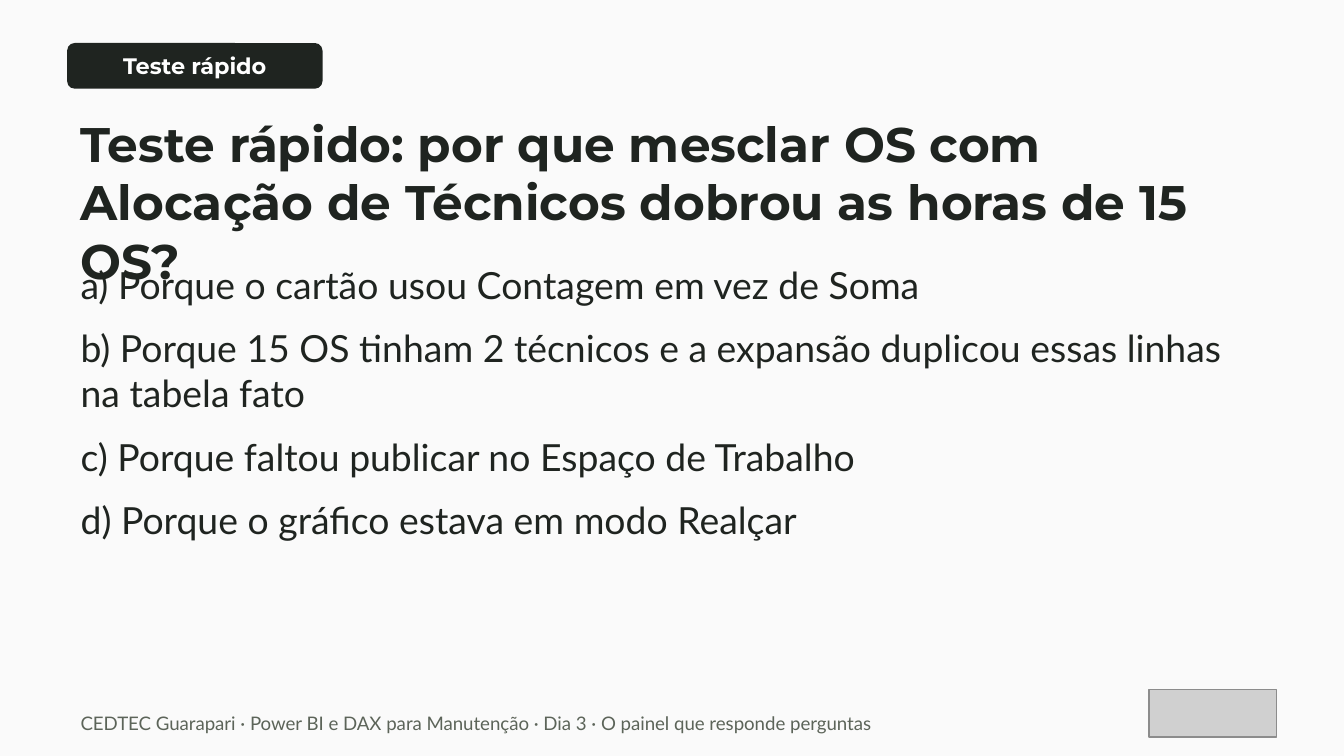
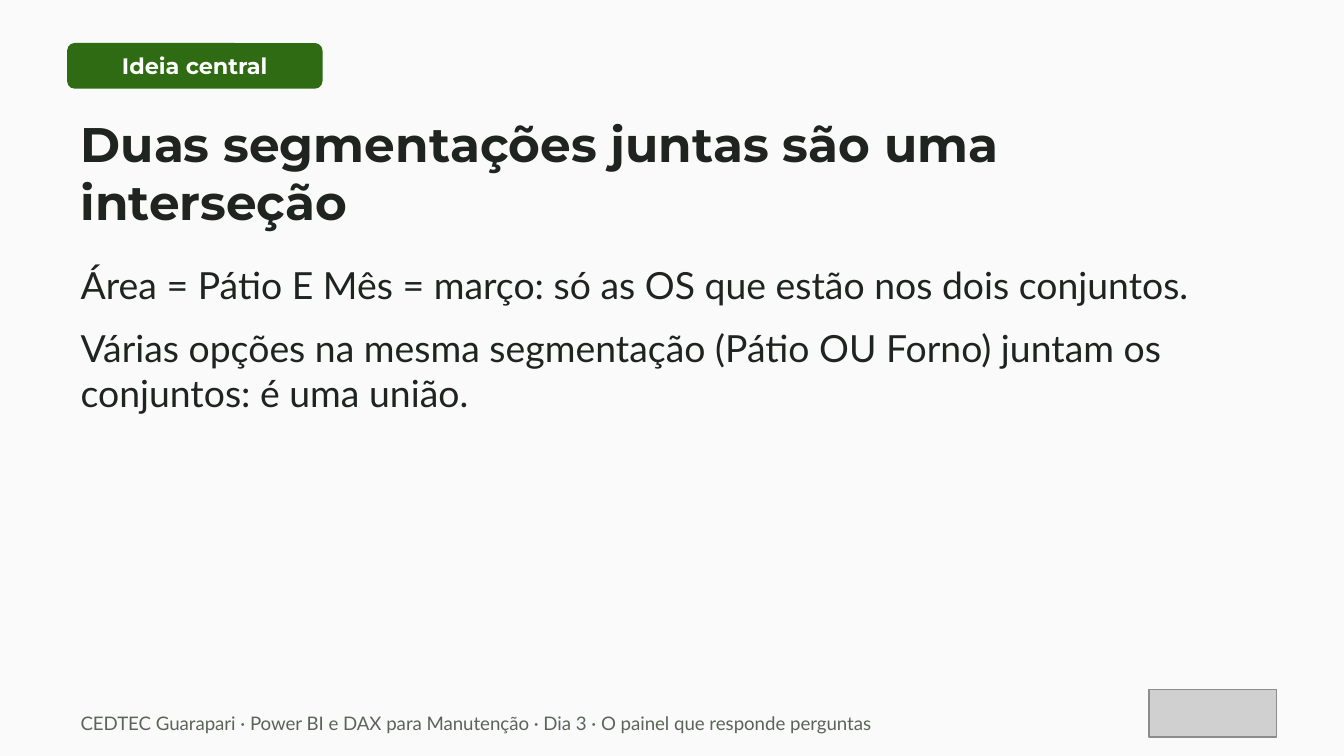
Before and after one commit to IsraelMdc/Curso_PowerBI_Dax, a slide deck: slide 8 of Aulas/Power BI e DAX para Manutenção — Dia 3 · O painel que responde perguntas.pptx (slide 33 before the commit). Drawn at 1344x756 pixels with LibreOffice and Linux fonts; fonts in the diff are those of the drawing; grey boxes stand for pictures. Boxes give left, top, right and bottom in pixels: in the first picture for what was removed or moved away, otherwise in the second. Text is boxed around its words. In the diff, an @@ line names an element or a change of style, - is before the commit and + after.

```diff
--- a/Aulas/Power BI e DAX para Manutenção — Dia 3 · O painel que responde perguntas.pptx
+++ b/Aulas/Power BI e DAX para Manutenção — Dia 3 · O painel que responde perguntas.pptx
@@ rounded rectangle "Ideia central" at box(67, 43, 323, 89): fill #1F2420 to #2F6B12 @@
@@ text in rounded rectangle at box(122, 56, 268, 74): text changed @@
-Teste rápido
+Ideia central
@@ text at box(81, 124, 998, 232): text changed @@
-Teste rápido: por que mesclar OS com Alocação de Técnicos dobrou as horas de 15 OS?
+Duas segmentações juntas são uma interseção
@@ text at box(81, 267, 1188, 414): text changed @@
-a) Porque o cartão usou Contagem em vez de Soma
-b) Porque 15 OS tinham 2 técnicos e a expansão duplicou essas linhas na tabela fato
-c) Porque faltou publicar no Espaço de Trabalho
-d) Porque o gráfico estava em modo Realçar
+Área = Pátio E Mês = março: só as OS que estão nos dois conjuntos.
+Várias opções na mesma segmentação (Pátio OU Forno) juntam os conjuntos: é uma união.
```
Also in this commit, not shown: 24 other slides changed, 1 slide added, 10 slides removed, 4 other files.
